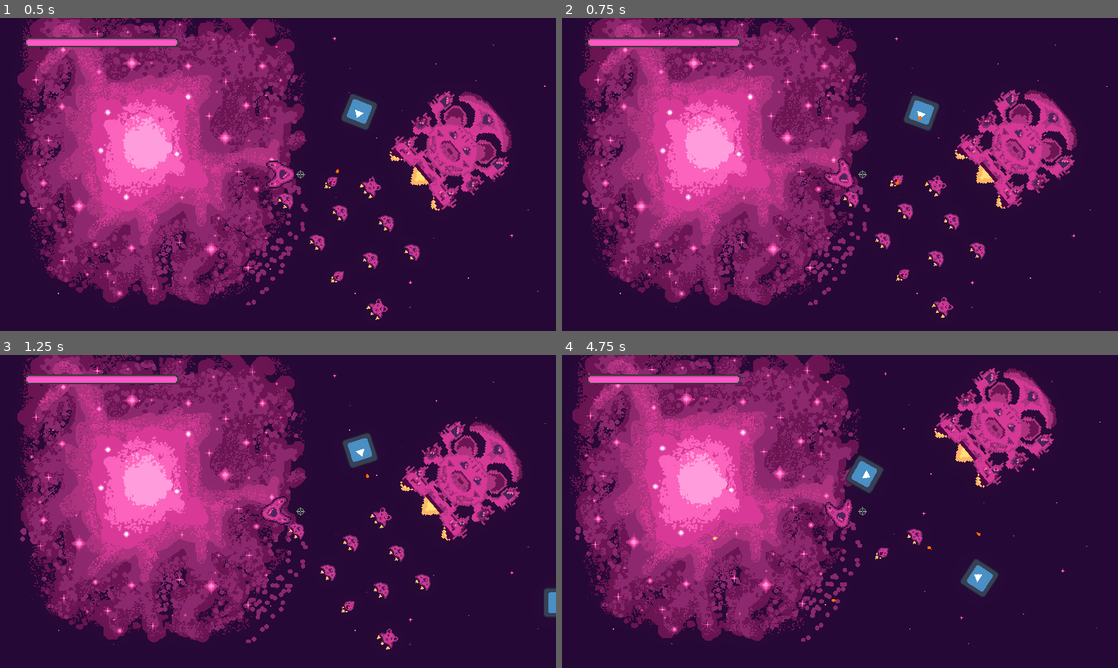
Above: before the commit, frames 1-4 (two rows, left to right).
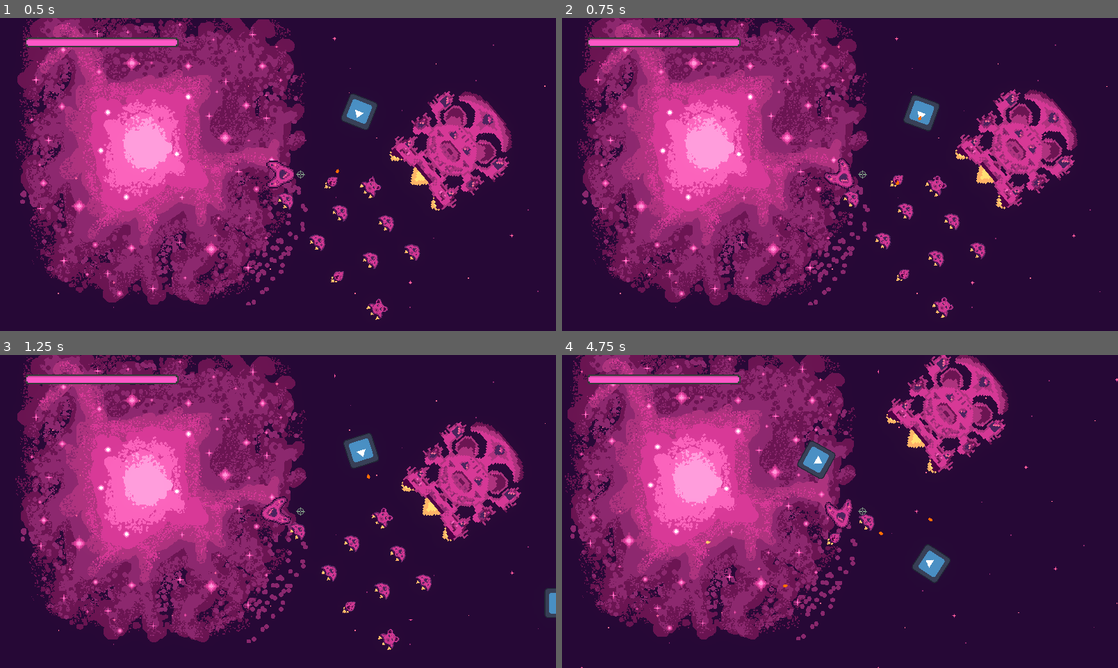
Above: after the commit, the same moments.

Repository: bear-minimum-studio/space-bear
Game: Godot game, scene res://Game.tscn
The game is run twice, just before and just after one commit, with the same random seed, the same clock (stepped at 60 frames per second) and the same inputs. The engine's default icon, where the game draws it, is replaced by a stand-in: a white triangle on a blue panel in a dark square.
Inputs:
- Up to frame 1 (0.5 s): no input
- Up to frame 2 (0.75 s): hold Right (turn_right) from 0.53 s (still down); tap Down (decelerate) at 0.6 s
- Up to frame 3 (1.25 s): keep holding Right (turn_right)
- Up to frame 4 (4.75 s): release Right (turn_right) at 1.28 s; hold Ctrl (brake, bound only after the commit) 1.28-2.03 s; tap Space (fire) at 1.35, 4.35 s; hold Right (turn_right) 2.03-2.78 s; hold G (grappling_hook) 2.03-2.78 s; hold Up (accelerate) 2.78-3.53 s; tap F (turret_fire) at 2.85 s; hold Left (turn_left) from 3.53 s (still down); tap Down (decelerate) at 3.6 s

Frame 1 is identical in both runs. In frame 2, 0.5% of the frame differs, in the area x 13-93%, y 6-96%; in frame 3, 3.6%; in frame 4, 28%, in the area x 0-100%, y 0-100%.

Commit message:
feat: add brakes to player (press ctrl)

Diff:
--- a/player/Player.gd
+++ b/player/Player.gd
@@ -3,8 +3,9 @@
 signal shoot
 signal shoot_grappling_hook
 
-@export_range(0.0,500.0,5.0,"or_greater") var max_speed = 150.0
+@export_range(0.0,500.0,5.0,"or_greater") var max_speed = 200.0
 @export_range(0.0,3.0,0.05,"or_greater") var time_to_max_speed = 1.0
+@export_range(0.0,3.0,0.05,"or_greater") var time_to_stop = 0.7
 @export_range(0.0,4.0,0.1,"or_greater") var rotation_per_second = 0.7
 
 @export_range(1,100) var max_health : int = 10
@@ -21,6 +22,8 @@
 var thrust_intensity :
 	get: return mass * max_speed / time_to_max_speed
 
+var brake_intensity:
+	get: return mass * max_speed / time_to_stop
 
 @onready var flammes = $Flammes
 @onready var sfx = $SFX
@@ -52,9 +55,11 @@
 	turret.rotation = -self.rotation
 
 func _integrate_forces(state):
-	print(linear_velocity.length())
-	_thrust(state)
 	_torque()
+	if (Input.is_action_pressed("brake")):
+		_brake(state)
+	else:
+		_thrust(state)
 	_custom_set_rotation()
 
 func _thrust(state):
@@ -75,6 +80,12 @@
 	var intensity = Input.get_axis("turn_left", "turn_right")
 	angular_velocity = rotation_speed * intensity
 
+func _brake(state):
+	if linear_velocity.length() > 10:
+		state.apply_central_force(- brake_intensity * linear_velocity.normalized())
+	elif linear_velocity.length() > 0:
+		linear_velocity = linear_velocity.move_toward(Vector2.ZERO, 5)
+
 func _physics_process(_delta):
 	if (Input.is_action_pressed("fire")):
 		_shoot()
--- a/project.godot
+++ b/project.godot
@@ -80,6 +80,11 @@
 "events": [Object(InputEventKey,"resource_local_to_scene":false,"resource_name":"","device":-1,"window_id":0,"alt_pressed":false,"shift_pressed":false,"ctrl_pressed":false,"meta_pressed":false,"pressed":false,"keycode":0,"physical_keycode":71,"key_label":0,"unicode":103,"echo":false,"script":null)
 ]
 }
+brake={
+"deadzone": 0.5,
+"events": [Object(InputEventKey,"resource_local_to_scene":false,"resource_name":"","device":-1,"window_id":0,"alt_pressed":false,"shift_pressed":false,"ctrl_pressed":false,"meta_pressed":false,"pressed":false,"keycode":0,"physical_keycode":4194326,"key_label":0,"unicode":0,"echo":false,"script":null)
+]
+}
 
 [layer_names]
 
